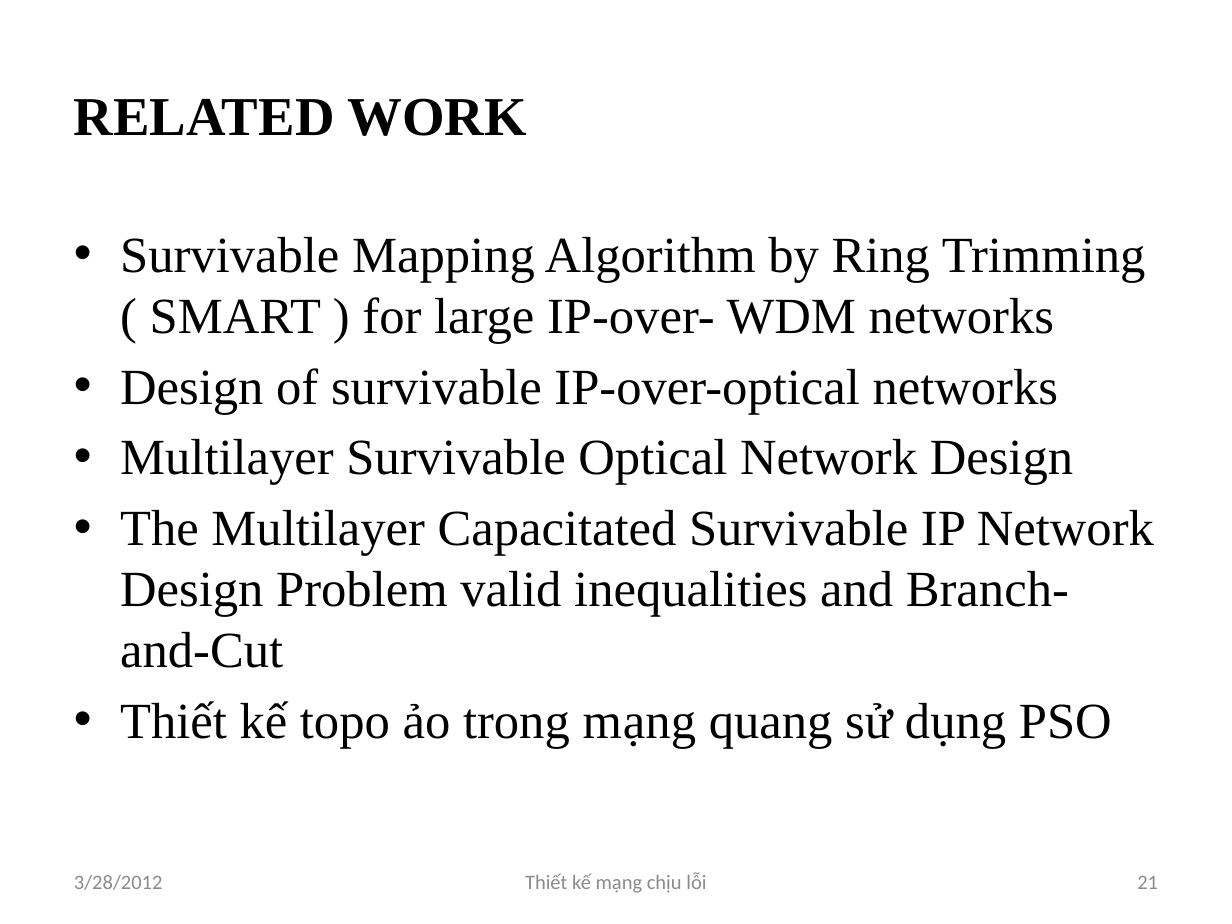
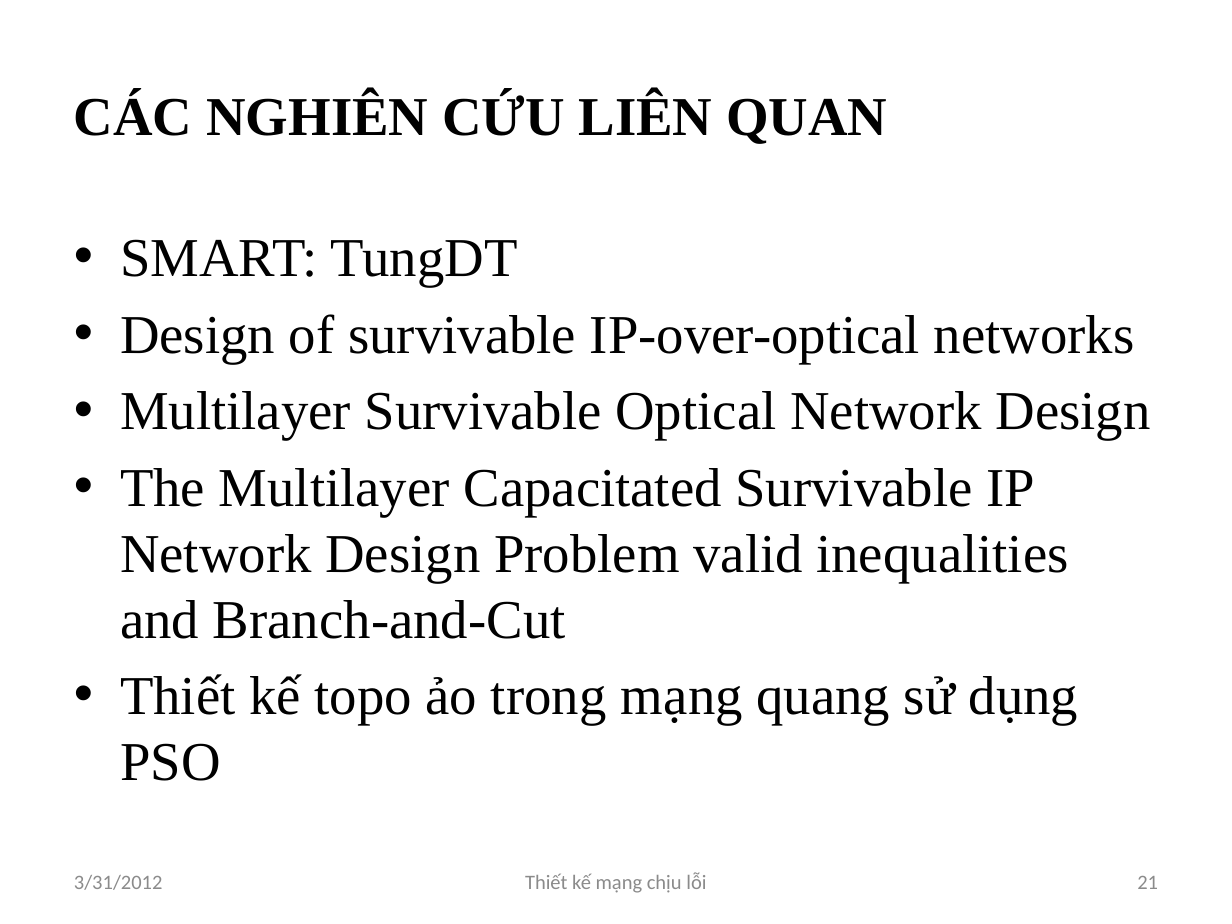
Before and after one commit to luongnv89/GAMSOND, a slide deck: slide 21 of Presents/Luongnv.Intro3.0.pptx. Drawn at 1232x924 pixels with LibreOffice and Linux fonts; fonts in the diff are those of the drawing. Boxes give left, top, right and bottom in pixels: in the first picture for what was removed or moved away, otherwise in the second. Text is boxed around its words. In the diff, an @@ line names an element or a change of style, - is before the commit and + after.

Commit message:
- Báo cáo Luongnv.Intro4.0.pptx

```diff
--- a/Presents/Luongnv.Intro3.0.pptx
+++ b/Presents/Luongnv.Intro3.0.pptx
@@ title at bbox=[74, 93, 887, 144]: text changed @@
-RELATED WORK
+CÁC NGHIÊN CỨU LIÊN QUAN
@@ text at bbox=[120, 239, 518, 287]: text changed; size 29.6 to 32 pt @@
-• Survivable Mapping Algorithm by Ring Trimming ( SMART ) for large IP-over- WDM networks
+• SMART: TungDT
@@ text at bbox=[120, 314, 1150, 781]: size 29.6 to 32 pt @@
@@ text at bbox=[74, 875, 163, 890]: text changed @@
-3/28/2012
+3/31/2012
```
Also in this commit, not shown: 23 other slides changed, 2 other files.
